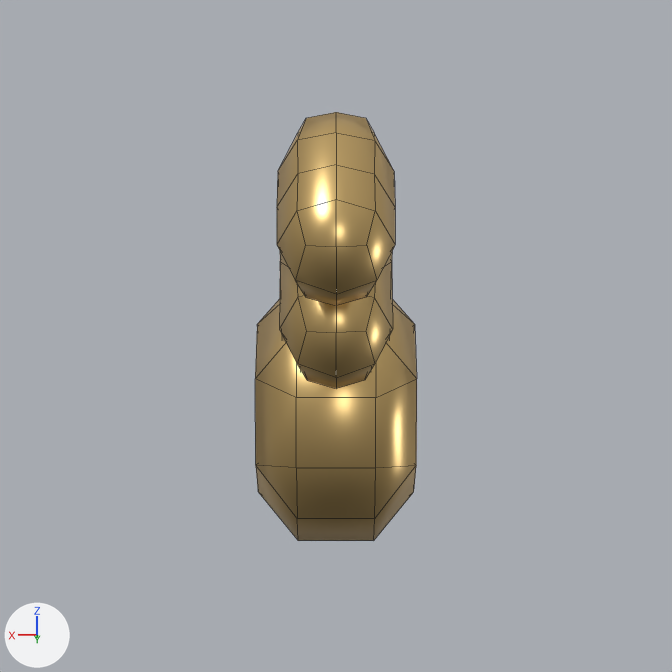
The Blender file Project/Geometry/Props/Key.blend, before and after one commit.
Rendered twice from the file's camera 'Camera-noimp'. Arrows for +X, +Y and +Z are at lower left; the lights stay in place. Mesh edges are drawn as thin lines. Objects named as collision shapes, trigger or cutter boxes, shadow casters or lower levels of detail are left out.

In view in the first picture: 'SM_DNG_Key'.
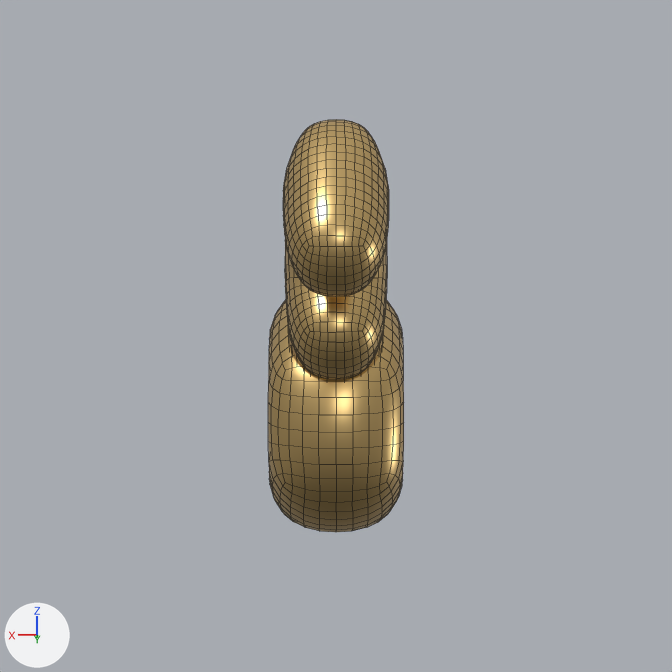
Patch to the scene script:
```diff
--- a/Project/Geometry/Props/Key.blend.py
+++ b/Project/Geometry/Props/Key.blend.py
@@ ob_sm_dng_key @@
 ob_sm_dng_key.location = (0.0, 0.0, 0.0)
+_m = ob_sm_dng_key.modifiers.new('Subdivision', 'SUBSURF')
+_m.levels = 2
 _m = ob_sm_dng_key.modifiers.new('WeightedNormal', 'WEIGHTED_NORMAL')
```

Where the change shows, as pixel boxes (x1, y1, x2, y2) in the pictures (672 x 672 px):
'SM_DNG_Key', modifiers changed (16% narrower): before (255, 112, 417, 541); after (268, 120, 404, 532)
